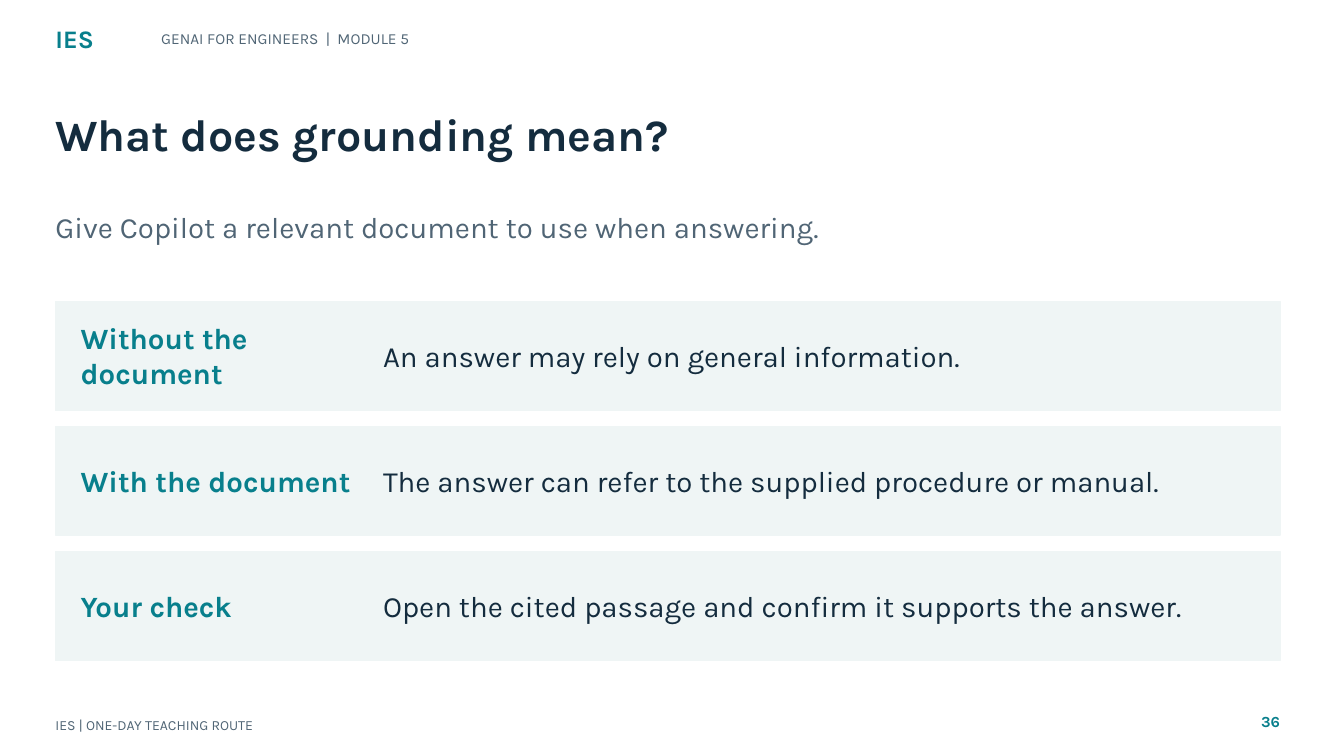
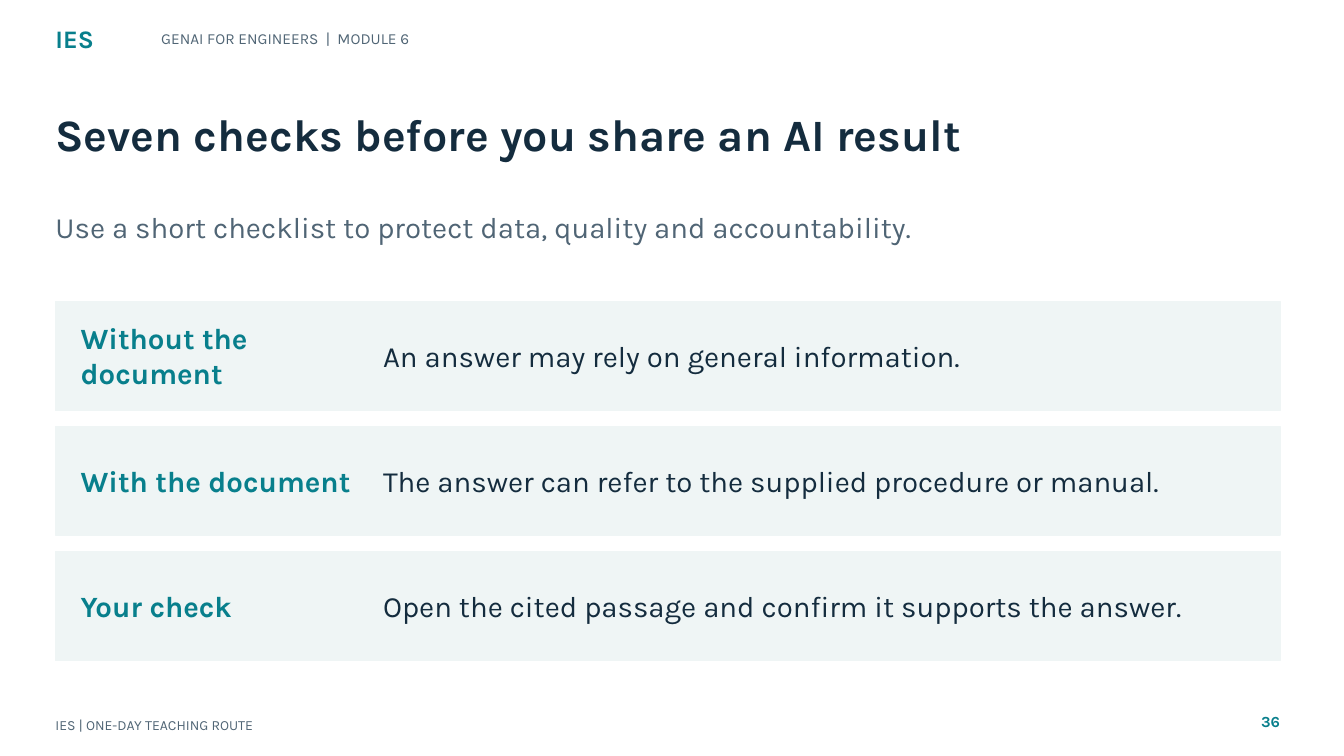
Before and after one commit to tertiarycourses/IES-GenAI-for-Engineers, a slide deck: slide 36 of courseware/Slides/IES-GenAI-for-Engineers.pptx. Drawn at 1344x756 pixels with LibreOffice and Linux fonts; fonts in the diff are those of the drawing. Boxes give left, top, right and bottom in pixels: in the first picture for what was removed or moved away, otherwise in the second. Text is boxed around its words. In the diff, an @@ line names an element or a change of style, - is before the commit and + after.

```diff
--- a/courseware/Slides/IES-GenAI-for-Engineers.pptx
+++ b/courseware/Slides/IES-GenAI-for-Engineers.pptx
@@ text at (x1=161, y1=34, x2=409, y2=44): text changed @@
-GENAI FOR ENGINEERS | MODULE 5
+GENAI FOR ENGINEERS | MODULE 6
@@ text at (x1=55, y1=120, x2=960, y2=162): text changed @@
-What does grounding mean?
+Seven checks before you share an AI result
@@ text at (x1=55, y1=218, x2=910, y2=245): text changed @@
-Give Copilot a relevant document to use when answering.
+Use a short checklist to protect data, quality and accountability.
```
Also in this commit, not shown: 24 other slides changed, 1 other file.
